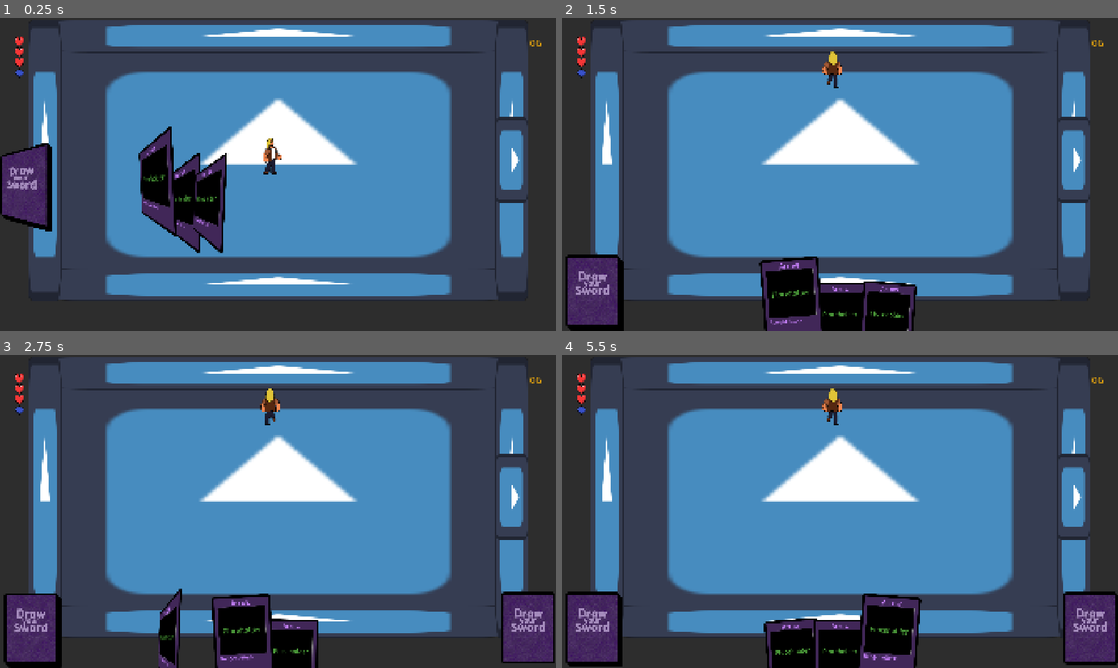
Above: before the commit, frames 1-4 (two rows, left to right).
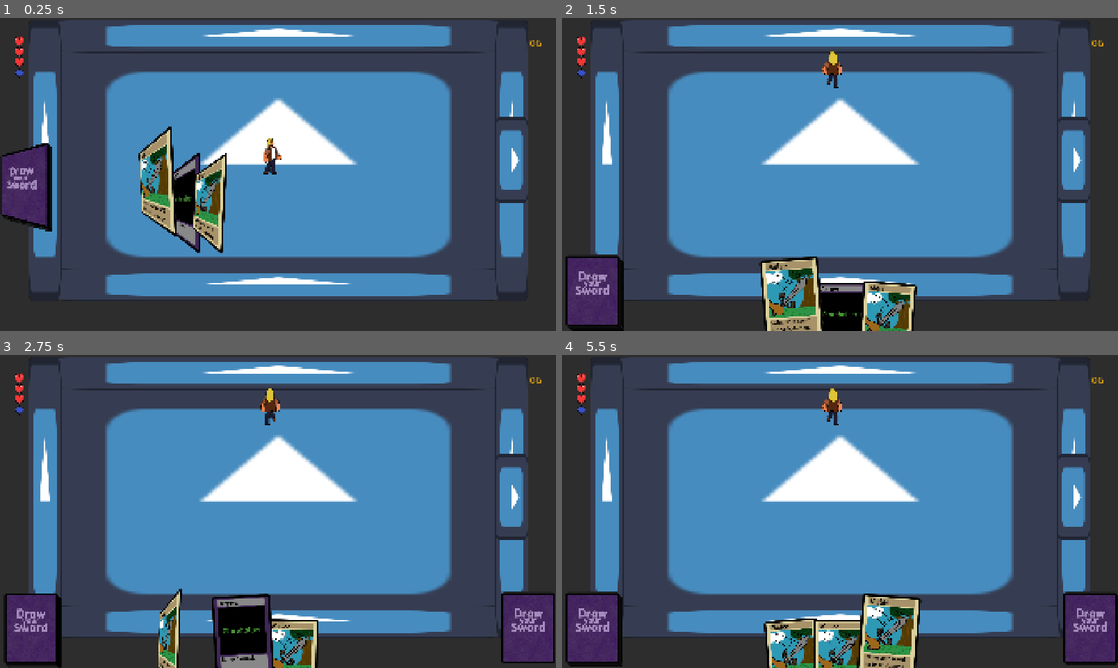
Above: after the commit, the same moments.

Repository: MamaDespik/GGJ-1
Game: Godot game, scene res://game.tscn
The game is run twice, just before and just after one commit, with the same random seed, the same clock (stepped at 60 frames per second) and the same inputs. The engine's default icon, where the game draws it, is replaced by a stand-in: a white triangle on a blue panel in a dark square. Sound files missing from this copy of the repository are replaced by a short silence.
Inputs (mouse positions are in pixels of both pictures, inside the frame that each line leads up to):
- Up to frame 1 (0.25 s): no input
- Up to frame 2 (1.5 s): move the mouse to (867, 174) at 0.52 s; hold Mouse wheel up (change_highlight_left) 0.53-1.28 s; hold W (move_up) from 0.53 s (still down); move the mouse to (812, 174) at 1.27 s; tap Mouse wheel down (change_highlight_right) at 1.35 s
- Up to frame 3 (2.75 s): keep holding W (move_up); move the mouse to (289, 505) at 2.02 s; press the mouse at (289, 505) at 2.03 s
- Up to frame 4 (5.5 s): keep holding W (move_up); move the mouse to (834, 517) at 2.77 s; release the mouse at (834, 517) at 2.78 s; tap Mouse wheel up (change_highlight_left) at 2.85 s; move the mouse to (878, 514) at 3.52 s; hold Mouse wheel down (change_highlight_right) 3.53-4.28 s; move the mouse to (795, 508) at 4.27 s; click (795, 508) at 4.35 s; move the mouse to (845, 511) at 5.02 s; hold Mouse wheel up (change_highlight_left) from 5.03 s (still down)

The runs differ from the first frame. In frame 1, 3.0% of the frame differs, in the area x 0-41%, y 35-74%; in frame 2, 3.7%; in frame 3, 2.5%; in frame 4, 4.5%, in the area x 1-100%, y 75-100%.

Commit message:
Sword Card Image and General Card Tweaks

Diff:
--- a/godovelopment-game-jam-1/Cards/basic_melee_card.tscn
+++ b/godovelopment-game-jam-1/Cards/basic_melee_card.tscn
@@ -1,15 +1,23 @@
-[gd_scene load_steps=4 format=3 uid="uid://c8vstwhto00ys"]
+[gd_scene load_steps=6 format=3 uid="uid://c8vstwhto00ys"]
 
 [ext_resource type="PackedScene" uid="uid://cb2547m4s54t2" path="res://Cards/Card.tscn" id="1_asgi6"]
 [ext_resource type="PackedScene" uid="uid://2xol60hp2f3w" path="res://Card Actions/basic_melee_card_action.tscn" id="2_h4ou2"]
+[ext_resource type="Texture2D" uid="uid://7gmi5l2s6mm0" path="res://Assets/Cards/Base/Warrior/sword.png" id="2_r3qwo"]
+[ext_resource type="Texture2D" uid="uid://fxb6vfgp8q2c" path="res://Assets/Cards/Base/Warrior/warrior_card_front.png" id="4_bn24d"]
 
 [sub_resource type="ViewportTexture" id="ViewportTexture_h4ou2"]
 viewport_path = NodePath("CardSprite/CardModelViewport")
 
 [node name="BasicMeleeCard" instance=ExtResource("1_asgi6")]
 card_title = "Melee"
-card_text = "Basic Attack"
+card_image = ExtResource("2_r3qwo")
+card_text = "Swing your sword for basic damage."
 card_action_scene = ExtResource("2_h4ou2")
 
 [node name="CardSprite" parent="." index="0"]
 texture = SubResource("ViewportTexture_h4ou2")
+
+[node name="Front" parent="CardSprite/CardModelViewport/CardModel" index="0"]
+texture = ExtResource("4_bn24d")
+
+[editable path="CardSprite/CardModelViewport/CardModel"]
--- a/godovelopment-game-jam-1/Cards/card_model.tscn
+++ b/godovelopment-game-jam-1/Cards/card_model.tscn
@@ -15,13 +15,14 @@
 texture = ExtResource("1_j1rq5")
 
 [node name="TitleLabel" type="Label3D" parent="Front"]
-transform = Transform3D(1, 0, 0, 0, 1, 0, 0, 0, 1, 0, 2.043, 0)
+transform = Transform3D(1, 0, 0, 0, 1, 0, 0, 0, 1, -1.37118, 2.04682, 0)
 sorting_offset = 10.0
 double_sided = false
-modulate = Color(0.745471, 0.485413, 0.941406, 1)
+modulate = Color(0, 0, 0, 1)
 text = "Card Title"
 font = ExtResource("2_t37fg")
 font_size = 100
+horizontal_alignment = 0
 
 [node name="Image" type="Sprite3D" parent="Front"]
 transform = Transform3D(1, 0, 0, 0, 1, 0, 0, 0, 1, -0.012, 0.27, 0)
@@ -30,10 +31,10 @@
 texture = ExtResource("3_t37fg")
 
 [node name="TextLabel" type="Label3D" parent="Front"]
-transform = Transform3D(1, 0, 0, 0, 1, 0, 0, 0, 1, -1.50529, -1.23564, 0)
+transform = Transform3D(1, 0, 0, 0, 1, 0, 0, 0, 1, -1.42606, -1.2639, 0)
 sorting_offset = 10.0
 double_sided = false
-modulate = Color(0.745471, 0.485413, 0.941406, 1)
+modulate = Color(0, 0, 0, 1)
 text = "This is example text. It should wrap."
 font = ExtResource("2_t37fg")
 font_size = 70
--- a/godovelopment-game-jam-1/test_deck.tscn
+++ b/godovelopment-game-jam-1/test_deck.tscn
@@ -1,26 +1,27 @@
-[gd_scene load_steps=3 format=3 uid="uid://dj1i8bggqvye2"]
+[gd_scene load_steps=4 format=3 uid="uid://dj1i8bggqvye2"]
 
 [ext_resource type="PackedScene" uid="uid://d00l07i5ch5hn" path="res://Cards/card_pile.tscn" id="1_hv4w5"]
+[ext_resource type="PackedScene" uid="uid://c8vstwhto00ys" path="res://Cards/basic_melee_card.tscn" id="3_wonye"]
 [ext_resource type="PackedScene" uid="uid://b5iq0ublc1te2" path="res://Cards/basic_ranged_card.tscn" id="5_nmkj4"]
 
 [node name="TestDeck" instance=ExtResource("1_hv4w5")]
 
 [node name="BasicRangedCard" parent="." index="0" instance=ExtResource("5_nmkj4")]
 
-[node name="BasicRangedCard2" parent="." index="1" instance=ExtResource("5_nmkj4")]
+[node name="BasicMeleeCard" parent="." index="1" instance=ExtResource("3_wonye")]
 
-[node name="BasicRangedCard3" parent="." index="2" instance=ExtResource("5_nmkj4")]
+[node name="BasicMeleeCard2" parent="." index="2" instance=ExtResource("3_wonye")]
 
-[node name="BasicRangedCard4" parent="." index="3" instance=ExtResource("5_nmkj4")]
+[node name="BasicMeleeCard3" parent="." index="3" instance=ExtResource("3_wonye")]
 
-[node name="BasicRangedCard5" parent="." index="4" instance=ExtResource("5_nmkj4")]
+[node name="BasicMeleeCard4" parent="." index="4" instance=ExtResource("3_wonye")]
 
-[node name="BasicRangedCard6" parent="." index="5" instance=ExtResource("5_nmkj4")]
+[node name="BasicMeleeCard5" parent="." index="5" instance=ExtResource("3_wonye")]
 
-[node name="BasicRangedCard7" parent="." index="6" instance=ExtResource("5_nmkj4")]
+[node name="BasicMeleeCard6" parent="." index="6" instance=ExtResource("3_wonye")]
 
-[node name="BasicRangedCard8" parent="." index="7" instance=ExtResource("5_nmkj4")]
+[node name="BasicMeleeCard7" parent="." index="7" instance=ExtResource("3_wonye")]
 
-[node name="BasicRangedCard9" parent="." index="8" instance=ExtResource("5_nmkj4")]
+[node name="BasicMeleeCard8" parent="." index="8" instance=ExtResource("3_wonye")]
 
-[node name="BasicRangedCard10" parent="." index="9" instance=ExtResource("5_nmkj4")]
+[node name="BasicMeleeCard9" parent="." index="9" instance=ExtResource("3_wonye")]
Binary file added: godovelopment-game-jam-1/Assets/Cards/Base/Arcanist/arcanist_card_front.aseprite
Binary file added: godovelopment-game-jam-1/Assets/Cards/Base/Arcanist/arcanist_card_front.png
Not shown, added: godovelopment-game-jam-1/Assets/Cards/Base/Arcanist/arcanist_card_front.png.import
Binary file added: godovelopment-game-jam-1/Assets/Cards/Base/Archer/archer_card_front.aseprite
Binary file added: godovelopment-game-jam-1/Assets/Cards/Base/Archer/archer_card_front.png
Not shown, added: godovelopment-game-jam-1/Assets/Cards/Base/Archer/archer_card_front.png.import
Binary file added: godovelopment-game-jam-1/Assets/Cards/Base/General/general_card_front.aseprite
Binary file added: godovelopment-game-jam-1/Assets/Cards/Base/General/general_card_front.png
Not shown, added: godovelopment-game-jam-1/Assets/Cards/Base/General/general_card_front.png.import
Binary file added: godovelopment-game-jam-1/Assets/Cards/Base/Rogue/rogue_card_front.aseprite
Binary file added: godovelopment-game-jam-1/Assets/Cards/Base/Rogue/rogue_card_front.png
Not shown, added: godovelopment-game-jam-1/Assets/Cards/Base/Rogue/rogue_card_front.png.import
(and 13 more such lines)
